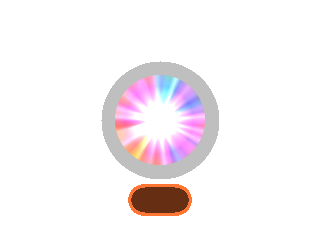
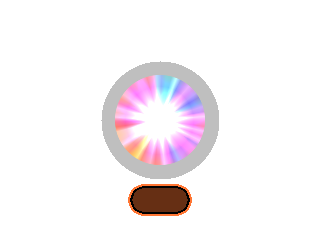
Revision of a layered 320 × 240 image; what changed, layer by layer:
painted on "fg" over bbox(130, 186, 190, 214)
